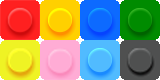
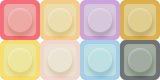
Before/after of a 160×80 layered artwork. What changed in the layer stack:
removed layer "Layer 12" over [left=0, top=40, right=40, bottom=80]
removed layer "Layer 13" over [left=120, top=40, right=160, bottom=80]
removed layer "Layer 19" over [left=120, top=0, right=160, bottom=40]
removed layer "Layer 17" over [left=40, top=40, right=80, bottom=80]
removed layer "Layer 18" over [left=80, top=40, right=120, bottom=80]
removed layer "Layer 16" over [left=80, top=0, right=120, bottom=40]
removed layer "Layer 15" over [left=40, top=0, right=80, bottom=40]
removed layer "Layer 14" over [left=0, top=0, right=40, bottom=40]
added layer "Layer 26 copy" (60%) above "Layer 28" over [left=0, top=0, right=40, bottom=40]
added layer "Layer 28" (60%) above "Layer 29" over [left=40, top=0, right=80, bottom=40]
added layer "Layer 29" (60%) above "Layer 30" over [left=80, top=0, right=120, bottom=40]
added layer "Layer 30" (60%) above "Layer 31" over [left=120, top=0, right=160, bottom=40]
added layer "Layer 31" (60%) above "Layer 32" over [left=0, top=40, right=40, bottom=80]
added layer "Layer 32" (60%) above "Layer 33" over [left=40, top=40, right=80, bottom=80]
added layer "Layer 33" (60%) above "Layer 34" over [left=80, top=40, right=120, bottom=80]
added layer "Layer 34" (60%) above "Layer 21" over [left=120, top=40, right=160, bottom=80]
added layer "Layer 21" (43%) above "Layer 36 copy 3" over [left=0, top=0, right=160, bottom=80]
added layer "Layer 36 copy 3" above "Layer 35" over [left=0, top=0, right=160, bottom=80]
